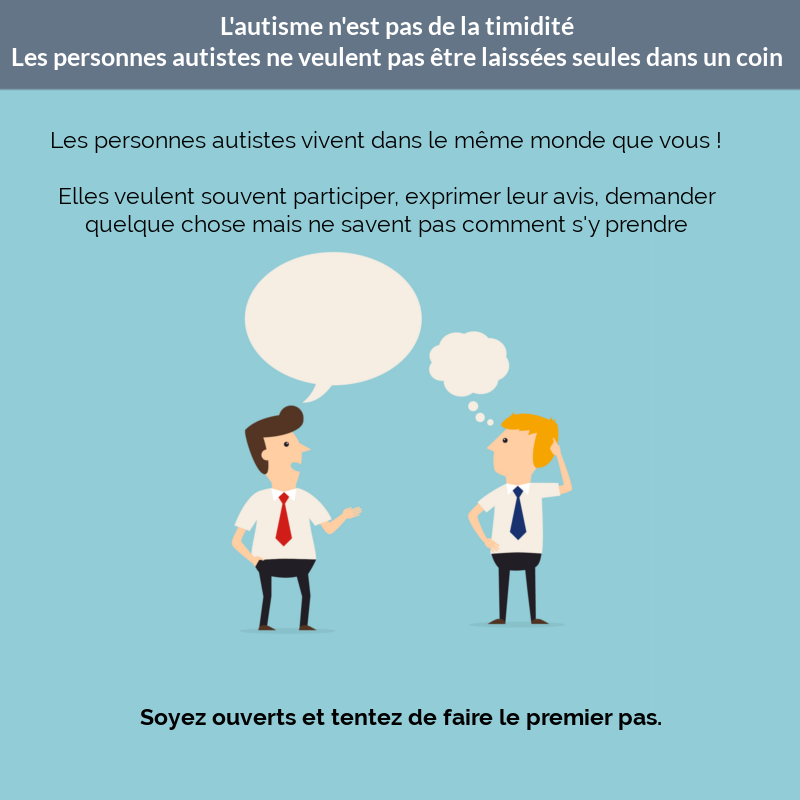
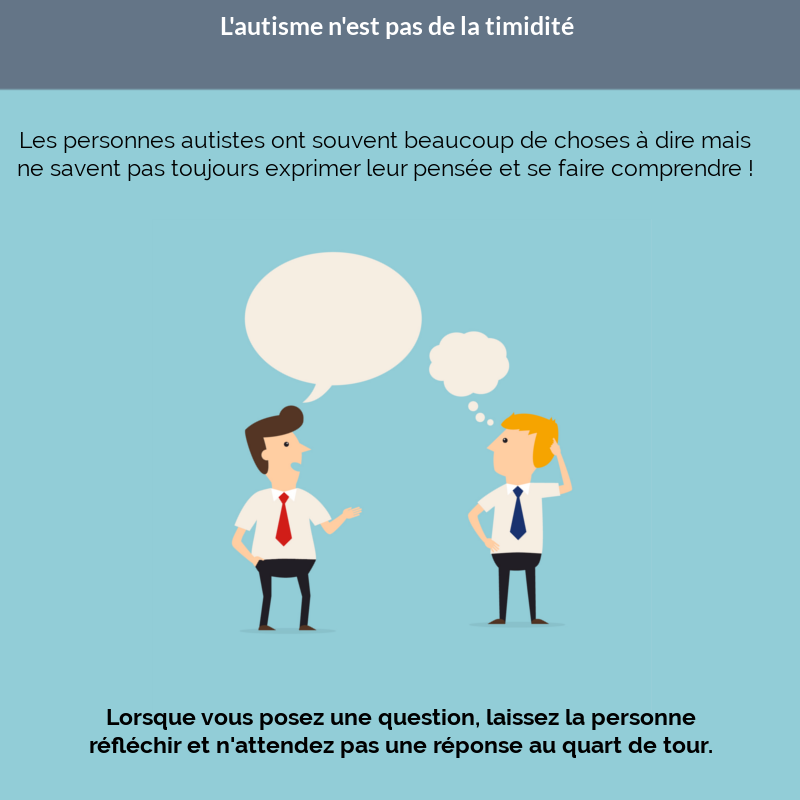
Before/after of a 800x800 layered artwork. What changed in the layer stack:
renamed "Soyez ouverts et tentez de fai..." to "Lorsque vous posez une questio...", painted on it over [90,709,712,758]
renamed "Les personnes autistes vivent ..." to "Les personnes autistes ont sou...", painted on it over [18,131,752,237]
painted on "L'autisme n'est pas de la timi..." over [12,47,782,70]
